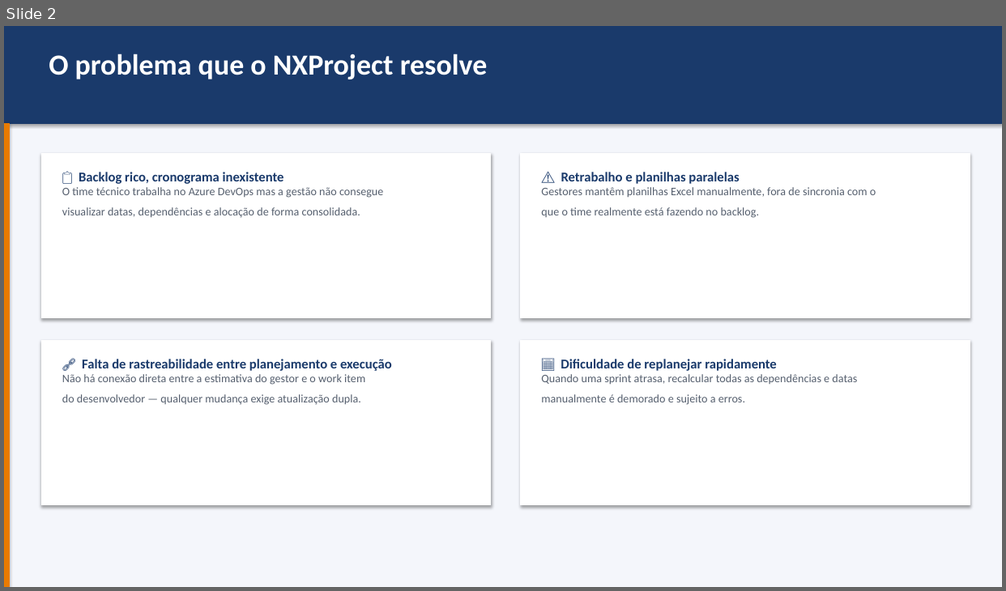
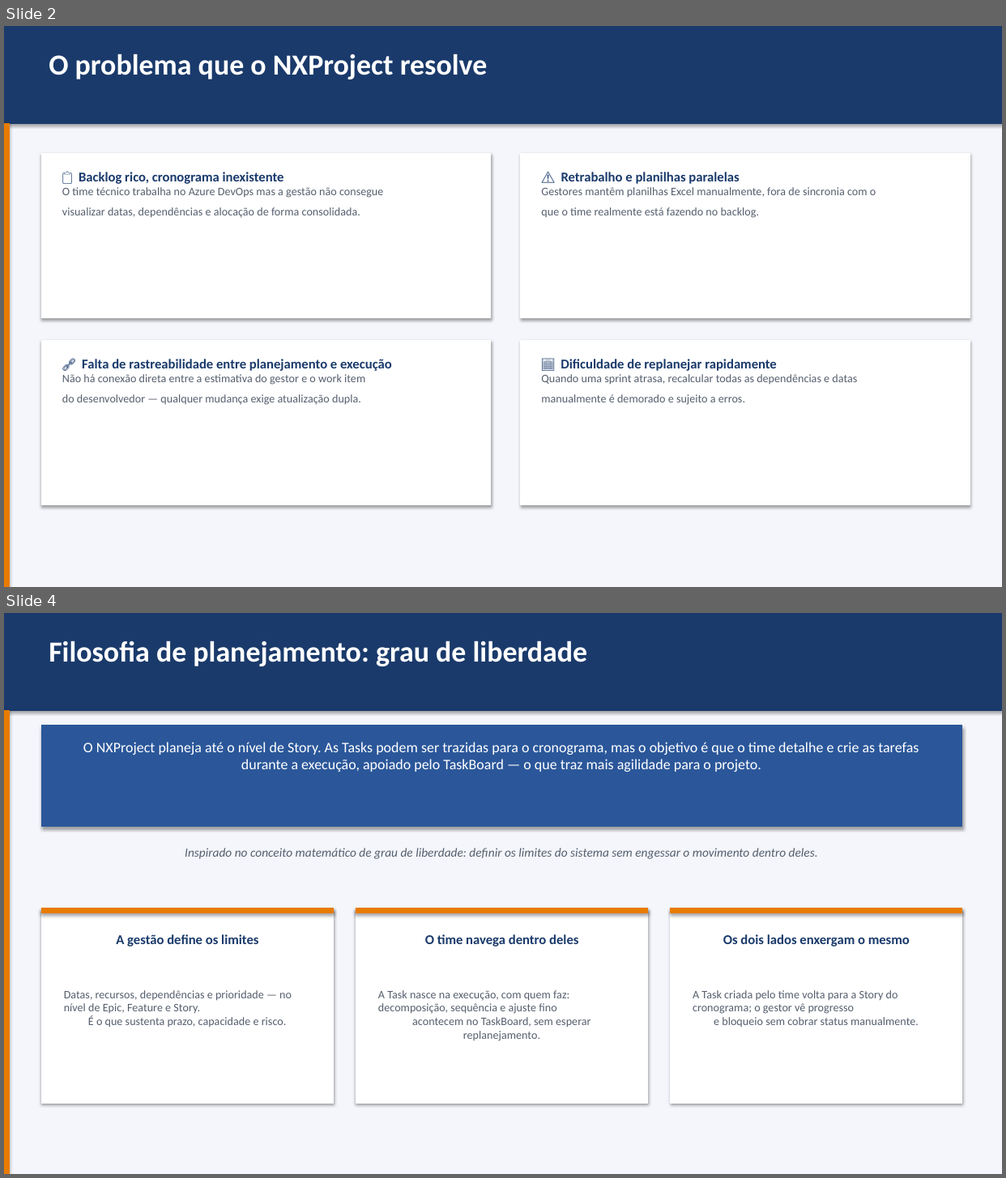
Before and after one commit to carmonexus/NXProject, a slide deck: NXProject_Gestao_Inteligente_DevOps.pptx. Shown one above the other, each under a label of ours: slide 2 before the commit, slides 2 and 4 after it; the slides between them are not shown. The pictures are 1006x591 and 1006x1178 pixels, drawn with LibreOffice and Linux fonts; fonts in the diff are those of the drawing. Boxes give left, top, right and bottom in pixels: in the first picture for what was removed or moved away, otherwise in the second. Text is boxed around its words. In the diff, an @@ line names an element or a change of style, - is before the commit and + after.

```diff
--- a/NXProject_Gestao_Inteligente_DevOps.pptx
+++ b/NXProject_Gestao_Inteligente_DevOps.pptx
@@ slide 4 added at bbox=[4, 613, 1002, 1174], background #FFFFFF @@
@@ rectangle added at bbox=[4, 613, 1002, 1174], fill #F4F6FB, outline #F4F6FB 0.75 pt @@
@@ rectangle added at bbox=[4, 613, 1002, 710], fill #1A3A6B, outline #1A3A6B 0.75 pt @@
@@ text added at bbox=[49, 641, 588, 666], 28 pt, text #FFFFFF, bold @@
+Filosofia de planejamento: grau de liberdade
@@ rectangle added at bbox=[4, 710, 9, 1174], fill #E87B00, outline #E87B00 0.75 pt @@
@@ rectangle added at bbox=[41, 726, 962, 826], fill #2B579A, outline #2B579A 0.75 pt @@
@@ text added at bbox=[83, 742, 918, 772], 14 pt, text #FFFFFF @@
+O NXProject planeja até o nível de Story. As Tasks podem ser trazidas para o cronograma, mas o objetivo é que o time detalhe e crie as tarefas durante a execução, apoiado pelo TaskBoard — o que traz mais agilidade para o projeto.
@@ text added at bbox=[185, 848, 818, 859], 12 pt, text #555F6E, italic @@
+Inspirado no conceito matemático de grau de liberdade: definir os limites do sistema sem engessar o movimento dentro deles.
@@ rectangle added at bbox=[41, 909, 334, 1103], fill #FFFFFF, outline #FFFFFF 0.75 pt @@
@@ rectangle added at bbox=[41, 909, 334, 914], fill #E87B00, outline #E87B00 0.75 pt @@
@@ rectangle added at bbox=[356, 909, 648, 1103], fill #FFFFFF, outline #FFFFFF 0.75 pt @@
@@ rectangle added at bbox=[356, 909, 648, 914], fill #E87B00, outline #E87B00 0.75 pt @@
@@ rectangle added at bbox=[671, 909, 962, 1103], fill #FFFFFF, outline #FFFFFF 0.75 pt @@
@@ rectangle added at bbox=[671, 909, 962, 914], fill #E87B00, outline #E87B00 0.75 pt @@
@@ text added at bbox=[116, 935, 258, 947], 13 pt, text #1A3A6B, bold @@
+A gestão define os limites
@@ text added at bbox=[425, 935, 578, 947], 13 pt, text #1A3A6B, bold @@
+O time navega dentro deles
@@ text added at bbox=[723, 935, 910, 947], 13 pt, text #1A3A6B, bold @@
+Os dois lados enxergam o mesmo
@@ text added at bbox=[64, 990, 292, 1028], 11 pt, text #555F6E @@
+Datas, recursos, dependências e prioridade — no nível de Epic, Feature e Story.
+É o que sustenta prazo, capacidade e risco.
@@ text added at bbox=[378, 990, 590, 1041], 11 pt, text #555F6E @@
+A Task nasce na execução, com quem faz: decomposição, sequência e ajuste fino
+acontecem no TaskBoard, sem esperar replanejamento.
@@ text added at bbox=[692, 990, 918, 1027], 11 pt, text #555F6E @@
+A Task criada pelo time volta para a Story do cronograma; o gestor vê progresso
+e bloqueio sem cobrar status manualmente.
```
Also in this commit, not shown: 4 slides changed, 7 other files.
